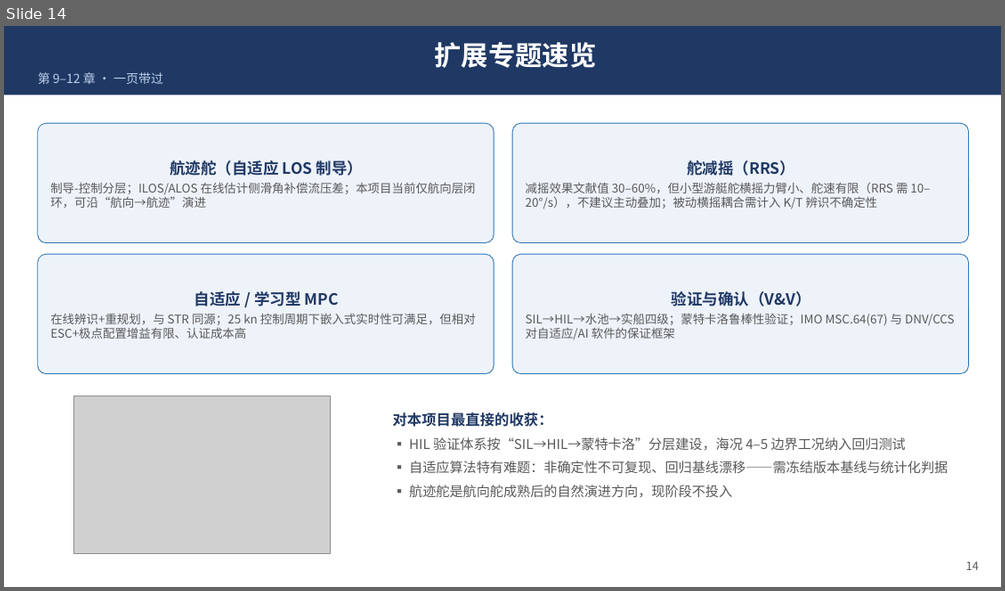
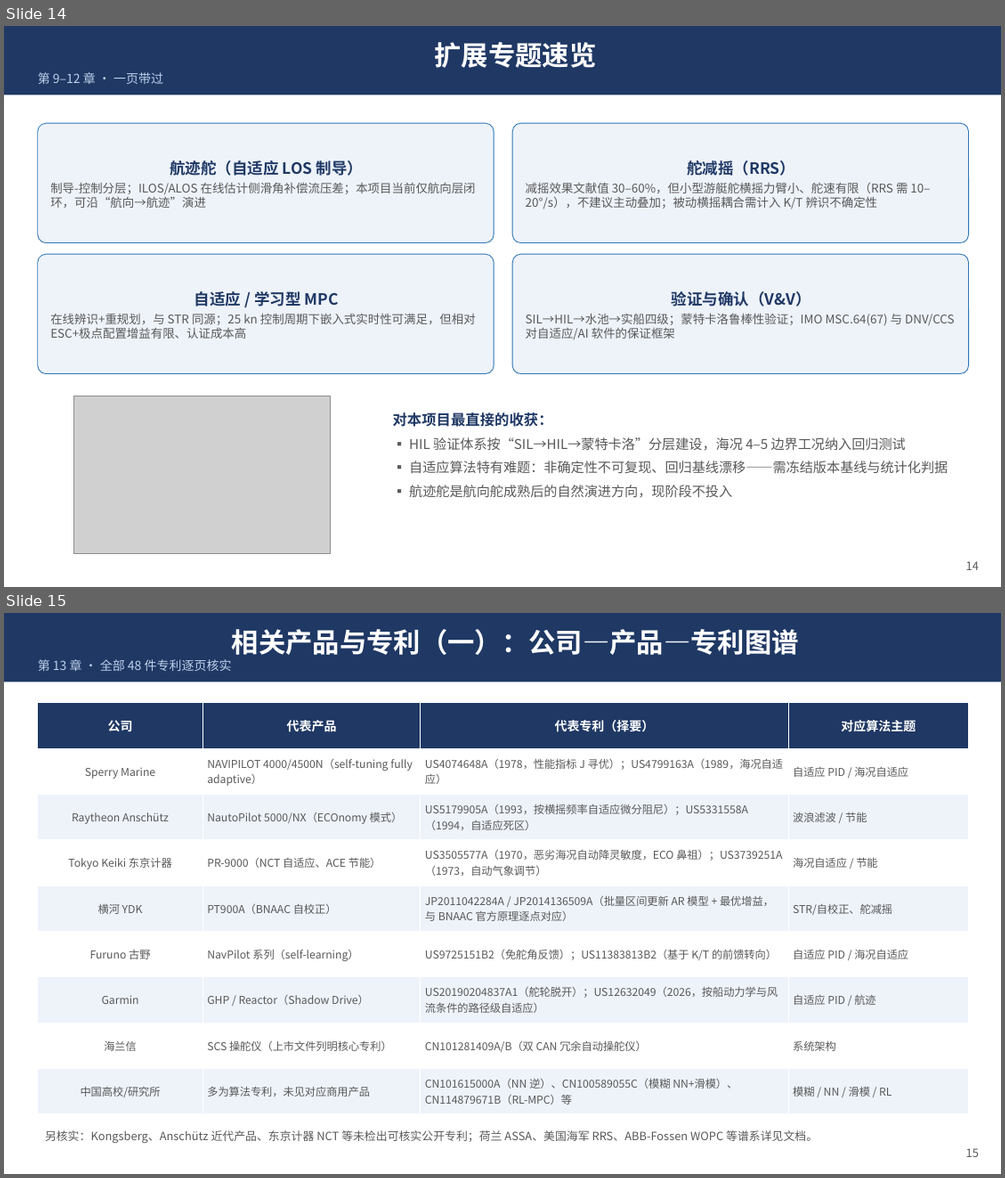
Before and after one commit to jimaka/auto_rudder, a slide deck: docs/adaptive_autopilot_research/自动舵自适应算法调研汇报.pptx. Shown one above the other, each under a label of ours: slide 14 before the commit, slides 14 and 15 after it. The pictures are 1005x591 and 1005x1178 pixels, drawn with LibreOffice and Linux fonts; fonts in the diff are those of the drawing; grey boxes stand for pictures. Boxes give left, top, right and bottom in pixels: in the first picture for what was removed or moved away, otherwise in the second. Text is boxed around its words. In the diff, an @@ line names an element or a change of style, - is before the commit and + after.

Commit message:
docs: 汇报PPT同步新增产品与专利两页（共18页）

```diff
--- a/docs/adaptive_autopilot_research/自动舵自适应算法调研汇报.pptx
+++ b/docs/adaptive_autopilot_research/自动舵自适应算法调研汇报.pptx
@@ slide 15 added at box(4, 613, 1001, 1174), background #FFFFFF @@
@@ rectangle added at box(4, 613, 1001, 682), fill #1F3864, 26 pt, text #FFFFFF, bold @@
+相关产品与专利（一）：公司—产品—专利图谱
+第 13 章 · 全部 48 件专利逐页核实
@@ table added at box(38, 703, 969, 1114), 9 rows, 4 columns @@
+公司 | 代表产品 | 代表专利（择要） | 对应算法主题
+Sperry Marine | NAVIPILOT 4000/4500N（self-tuning fully adaptive） | US4074648A（1978，性能指标 J 寻优）；US4799163A（1989，海况自适应） | 自适应 PID / 海况自适应
+Raytheon Anschütz | NautoPilot 5000/NX（ECOnomy 模式） | US5179905A（1993，按横摇频率自适应微分阻尼）；US5331558A（1994，自适应死区） | 波浪滤波 / 节能
+Tokyo Keiki 东京计器 | PR-9000（NCT 自适应、ACE 节能） | US3505577A（1970，恶劣海况自动降灵敏度，ECO 鼻祖）；US3739251A（1973，自动气象调节） | 海况自适应 / 节能
+横河 YDK | PT900A（BNAAC 自校正） | JP2011042284A / JP2014136509A（批量区间更新 AR 模型 + 最优增益，与 BNAAC 官方原理逐点对应） | STR/自校正、舵减摇
+Furuno 古野 | NavPilot 系列（self-learning） | US9725151B2（免舵角反馈）；US11383813B2（基于 K/T 的前馈转向） | 自适应 PID / 海况自适应
+Garmin | GHP / Reactor（Shadow Drive） | US20190204837A1（舵轮脱开）；US12632049（2026，按船动力学与风流条件的路径级自适应） | 自适应 PID / 航迹
+海兰信 | SCS 操舵仪（上市文件列明核心专利） | CN101281409A/B（双 CAN 冗余自动操舵仪） | 系统架构
+中国高校/研究所 | 多为算法专利，未见对应商用产品 | CN101615000A（NN 逆）、CN100589055C（模糊 NN+滑模）、CN114879671B（RL-MPC）等 | 模糊 / NN / 滑模 / RL
@@ text added at box(45, 1130, 817, 1143), 11 pt, text #595959 @@
+另核实：Kongsberg、Anschütz 近代产品、东京计器 NCT 等未检出可核实公开专利；荷兰 ASSA、美国海军 RRS、ABB-Fossen WOPC 等谱系详见文档。
@@ text added at box(966, 1148, 979, 1157), 11 pt, text #595959 @@
+15
```
Also in this commit, not shown: 1 slide changed, 1 other slide added.
